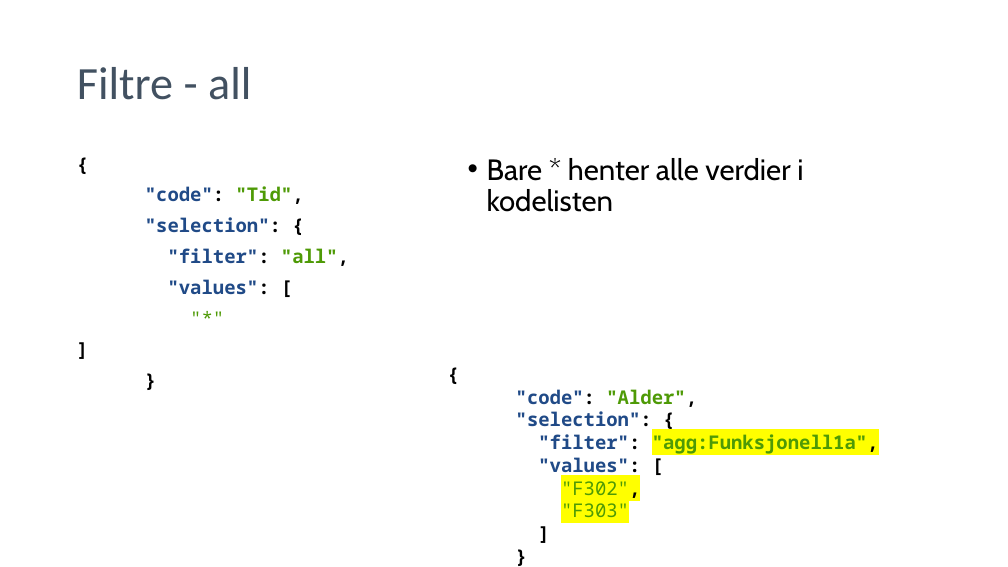
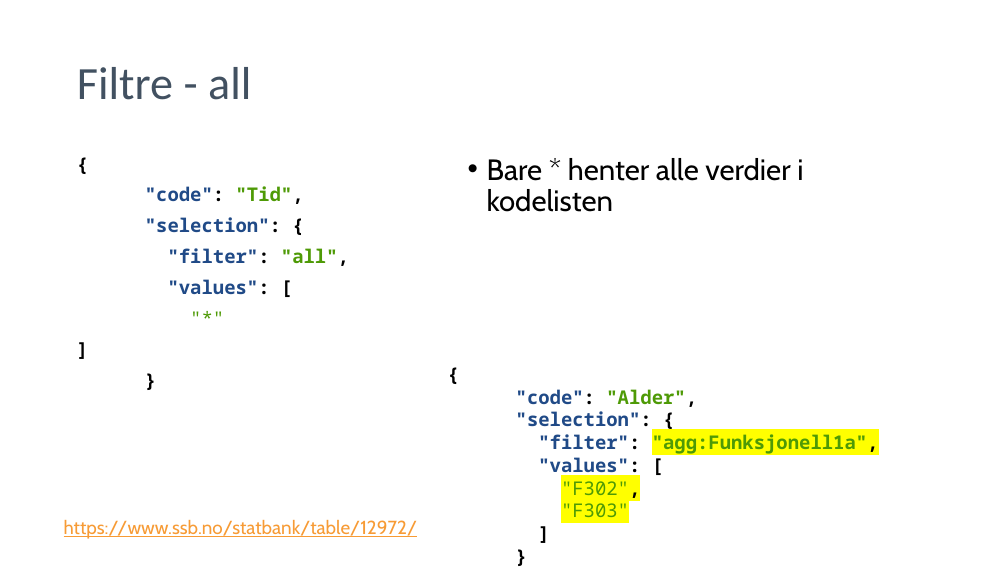
Before and after one commit to pandaAPIkurs/kursdata, a slide deck: slide 21 of Presentasjoner/Trinn2.pptx (slide 22 before the commit). Drawn at 1008x567 pixels with LibreOffice and Linux fonts; fonts in the diff are those of the drawing; background and template pictures are left out. Boxes give left, top, right and bottom in pixels: in the first picture for what was removed or moved away, otherwise in the second. Text is boxed around its words. In the diff, an @@ line names an element or a change of style, - is before the commit and + after.

```diff
--- a/Presentasjoner/Trinn2.pptx
+++ b/Presentasjoner/Trinn2.pptx
@@ text added at box(64, 520, 418, 539), 18 pt, text #F79B35, underline @@
+  https://www.ssb.no/statbank/table/12972/
```
Also in this commit, not shown: 5 other slides changed, 1 slide added, 1 slide removed, 6 other files.
